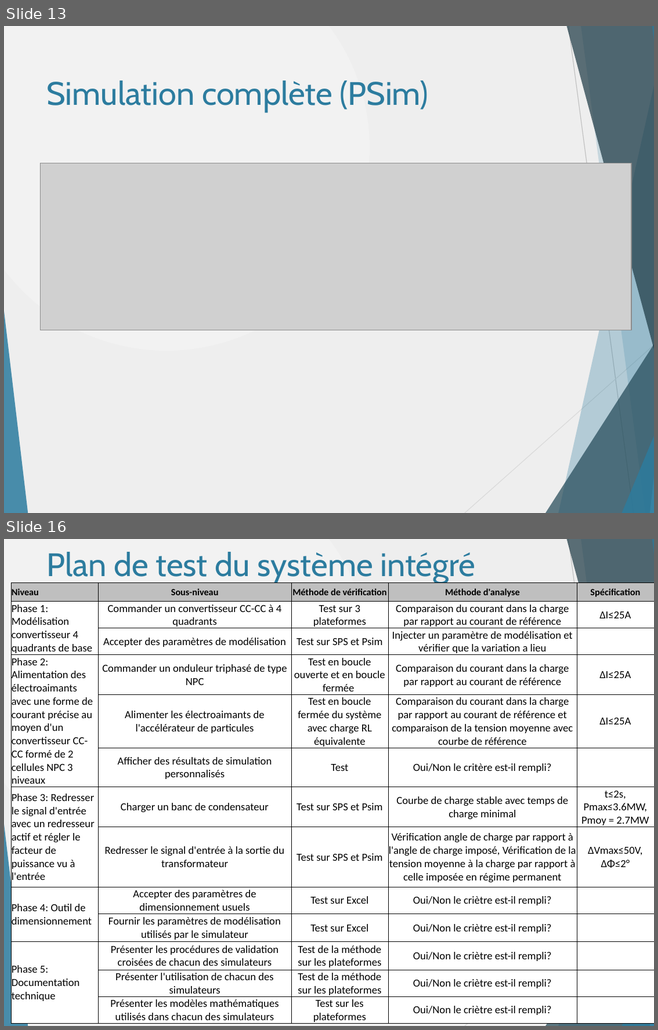
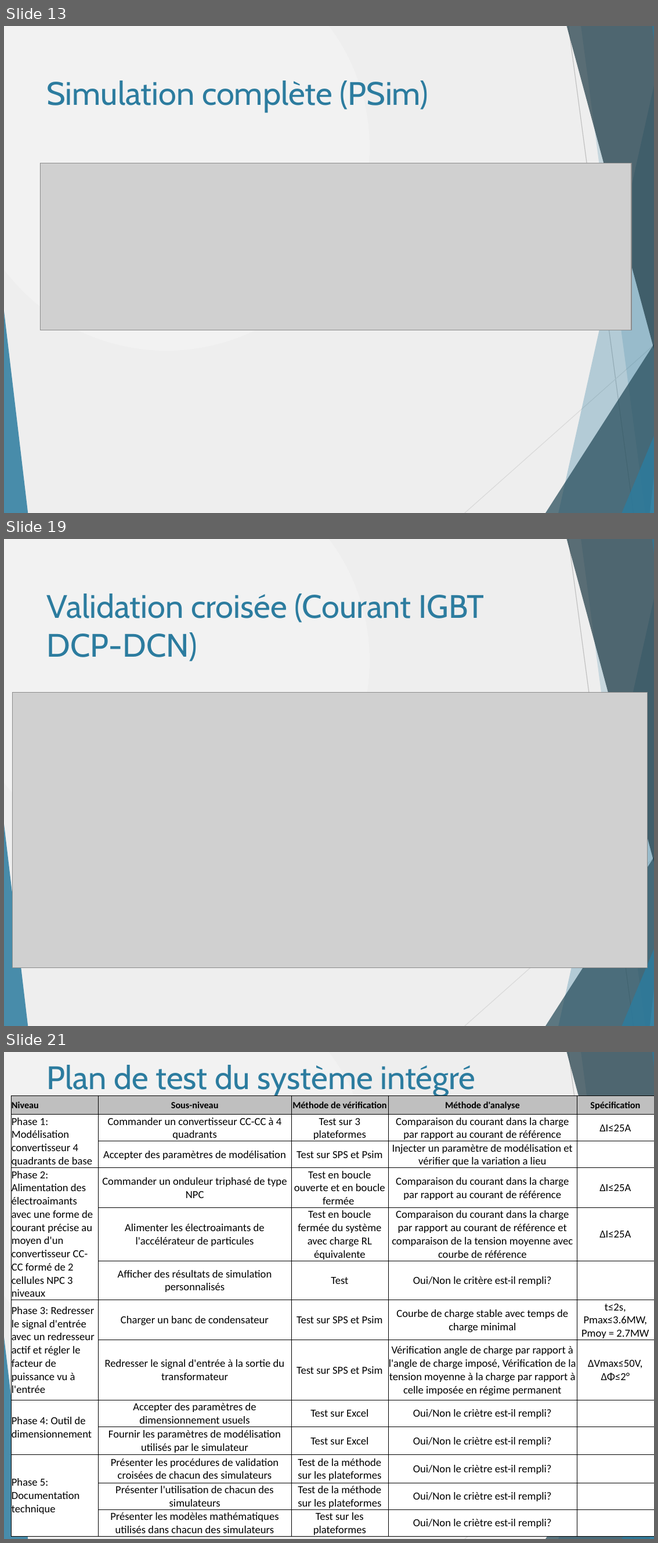
Before and after one commit to danthib76/DesignIV, a slide deck: Remise/Remise 4/RAF.pptx. Shown one above the other, each under a label of ours: slides 13 and 16 before the commit, slides 13, 19 and 21 after it; the slides between them are not shown. The pictures are 658x1030 and 658x1543 pixels, drawn with LibreOffice and Linux fonts; fonts in the diff are those of the drawing; grey boxes stand for pictures. Boxes give left, top, right and bottom in pixels: in the first picture for what was removed or moved away, otherwise in the second. Text is boxed around its words. In the diff, an @@ line names an element or a change of style, - is before the commit and + after.

```diff
--- a/Remise/Remise 4/RAF.pptx
+++ b/Remise/Remise 4/RAF.pptx
@@ slide 19 added at (4, 539, 654, 1026), background gradient #F2F2F2 to #EEEEEE; not listed: 10 template elements that a slide beside it also shows @@
@@ title added at (46, 594, 484, 661), 36 pt, text #2C7C9F @@
+Validation croisée (Courant IGBT DCP-DCN)
@@ picture added at (13, 692, 647, 968) @@
@@ what was slide 16 is now slide 21 @@
```
Also in this commit, not shown: 3 slides changed, 4 other slides added.
